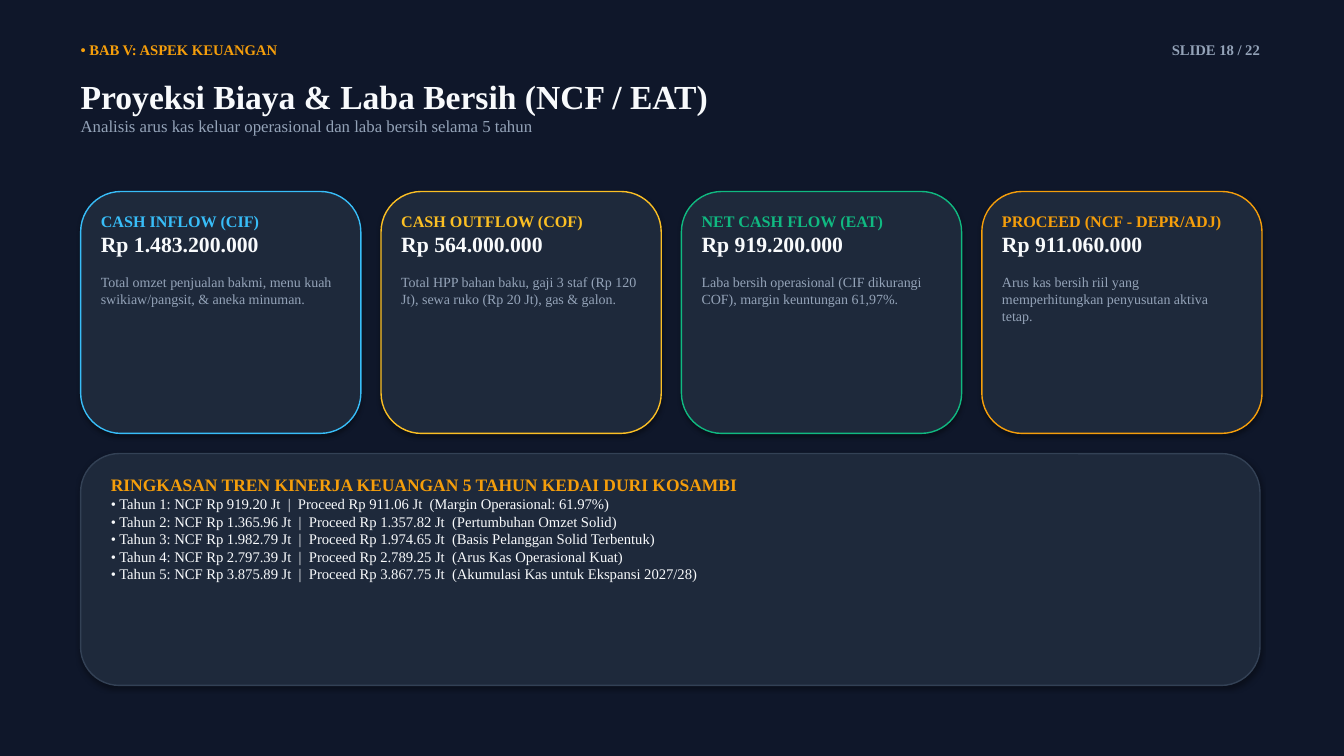
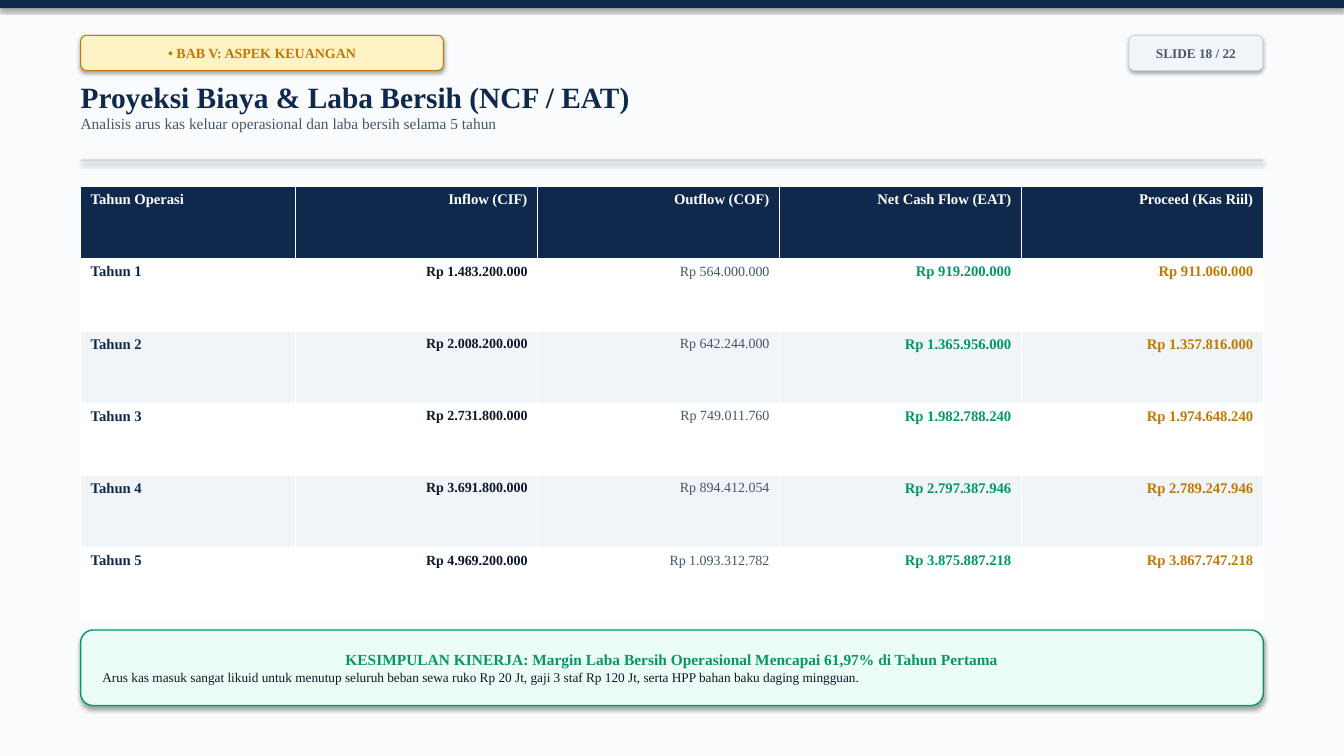
Before and after one commit to arthurfreelanceinquiries-alt/SKB-Bakmi-Mimu, a slide deck: slide 18 of 01_TUGAS_FINAL_BAKMI_MIMU/Presentasi_SKB_Bakmi_Mimu_Carina_Sayang.pptx. Drawn at 1344x756 pixels with LibreOffice and Linux fonts; fonts in the diff are those of the drawing. Boxes give left, top, right and bottom in pixels: in the first picture for what was removed or moved away, otherwise in the second. Text is boxed around its words. In the diff, an @@ line names an element or a change of style, - is before the commit and + after.

```diff
--- a/01_TUGAS_FINAL_BAKMI_MIMU/Presentasi_SKB_Bakmi_Mimu_Carina_Sayang.pptx
+++ b/01_TUGAS_FINAL_BAKMI_MIMU/Presentasi_SKB_Bakmi_Mimu_Carina_Sayang.pptx
@@ rectangle at (x1=0, y1=0, x2=1344, y2=756): fill #0F172A to #FAFBFD @@
@@ rectangle added at (x1=0, y1=0, x2=1344, y2=8), fill #0F294D @@
@@ rounded rectangle "• BAB V: ASPEK KEUANGAN" resized from (x1=89, y1=45, x2=277, y2=55) to (x1=81, y1=35, x2=444, y2=71) @@
@@ rounded rectangle "• BAB V: ASPEK KEUANGAN" at (x1=81, y1=35, x2=444, y2=71): size 10.5 to 10 pt, text colour #F59E0B to #C27803; alignment left to centre; vertical alignment top to middle; fill none to #FEF3C7; outline none to #C27803 0.75 pt; shadow on @@
@@ rounded rectangle "SLIDE 18 / 22" resized from (x1=1172, y1=45, x2=1260, y2=55) to (x1=1129, y1=35, x2=1263, y2=71) @@
@@ rounded rectangle "SLIDE 18 / 22" at (x1=1129, y1=35, x2=1263, y2=71): size 10.5 to 9.5 pt, text colour #94A3B8 to #475569; alignment right to centre; vertical alignment top to middle; fill none to #F1F5F9; outline none to #CBD5E1 0.75 pt; shadow on @@
@@ text "Proyeksi Biaya & Laba Bersih ..." at (x1=81, y1=87, x2=629, y2=133): size 24 to 21 pt, text colour #F8FAFC to #0F294D in "Proyeksi Biaya & Laba Bersih (NCF / ..."; size 12 to 11 pt, text colour #94A3B8 to #475569 in "Analisis arus kas keluar operasional dan laba ..." @@
@@ rectangle added at (x1=81, y1=159, x2=1263, y2=161), fill #CBD5E1 @@
@@ rounded rectangle removed at (x1=81, y1=192, x2=361, y2=434) @@
@@ table added at (x1=81, y1=187, x2=1263, y2=620), 6 rows, 5 columns @@
+Tahun Operasi | Inflow (CIF) | Outflow (COF) | Net Cash Flow (EAT) | Proceed (Kas Riil)
+Tahun 1 | Rp 1.483.200.000 | Rp 564.000.000 | Rp 919.200.000 | Rp 911.060.000
+Tahun 2 | Rp 2.008.200.000 | Rp 642.244.000 | Rp 1.365.956.000 | Rp 1.357.816.000
+Tahun 3 | Rp 2.731.800.000 | Rp 749.011.760 | Rp 1.982.788.240 | Rp 1.974.648.240
+Tahun 4 | Rp 3.691.800.000 | Rp 894.412.054 | Rp 2.797.387.946 | Rp 2.789.247.946
+Tahun 5 | Rp 4.969.200.000 | Rp 1.093.312.782 | Rp 3.875.887.218 | Rp 3.867.747.218
@@ rounded rectangle removed at (x1=381, y1=192, x2=661, y2=434) @@
@@ rounded rectangle removed at (x1=682, y1=192, x2=962, y2=434) @@
@@ rounded rectangle removed at (x1=982, y1=192, x2=1262, y2=434) @@
@@ text removed at (x1=101, y1=216, x2=331, y2=307) @@
-CASH INFLOW (CIF)
-Rp 1.483.200.000
-Total omzet penjualan bakmi, menu kuah swikiaw/pangsit, & aneka minuman.
@@ text removed at (x1=401, y1=216, x2=636, y2=307) @@
-CASH OUTFLOW (COF)
-Rp 564.000.000
-Total HPP bahan baku, gaji 3 staf (Rp 120 Jt), sewa ruko (Rp 20 Jt), gas & galon.
@@ text removed at (x1=702, y1=216, x2=921, y2=307) @@
-NET CASH FLOW (EAT)
-Rp 919.200.000
-Laba bersih operasional (CIF dikurangi COF), margin keuntungan 61,97%.
@@ text removed at (x1=1002, y1=216, x2=1221, y2=324) @@
-PROCEED (NCF - DEPR/ADJ)
-Rp 911.060.000
-Arus kas bersih riil yang memperhitungkan penyusutan aktiva tetap.
@@ rounded rectangle removed at (x1=81, y1=454, x2=1260, y2=686) @@
@@ text removed at (x1=111, y1=479, x2=736, y2=582) @@
-RINGKASAN TREN KINERJA KEUANGAN 5 TAHUN KEDAI DURI KOSAMBI
-• Tahun 1: NCF Rp 919.20 Jt | Proceed Rp 911.06 Jt (Margin Operasional: 61.97%)
-• Tahun 2: NCF Rp 1.365.96 Jt | Proceed Rp 1.357.82 Jt (Pertumbuhan Omzet Solid)
-• Tahun 3: NCF Rp 1.982.79 Jt | Proceed Rp 1.974.65 Jt (Basis Pelanggan Solid Terbentuk)
-• Tahun 4: NCF Rp 2.797.39 Jt | Proceed Rp 2.789.25 Jt (Arus Kas Operasional Kuat)
-• Tahun 5: NCF Rp 3.875.89 Jt | Proceed Rp 3.867.75 Jt (Akumulasi Kas untuk Ekspansi 2027/28)
@@ rounded rectangle added at (x1=81, y1=630, x2=1263, y2=706), fill #ECFDF5, outline #059669 1 pt, 9.5 pt, text #0F172A @@
+KESIMPULAN KINERJA: Margin Laba Bersih Operasional Mencapai 61,97% di Tahun Pertama
+Arus kas masuk sangat likuid untuk menutup seluruh beban sewa ruko Rp 20 Jt, gaji 3 staf Rp 120 Jt, serta HPP bahan baku daging mingguan.
```
Also in this commit, not shown: 21 other slides changed, 2 other files.
